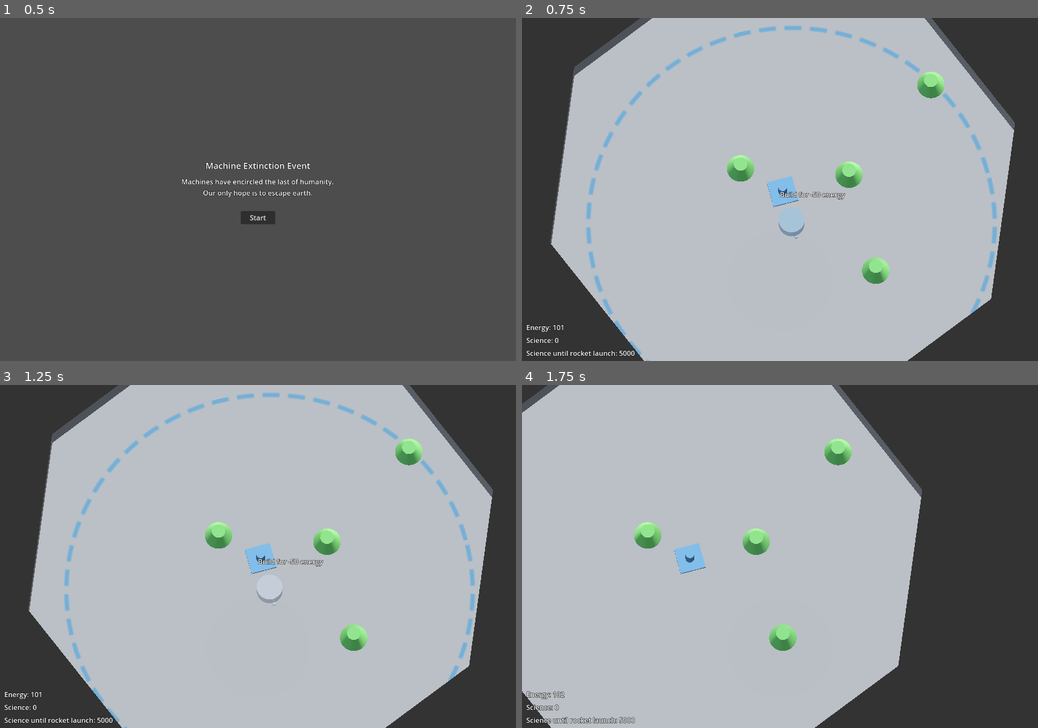
Above: before the commit, frames 1-4 (two rows, left to right).
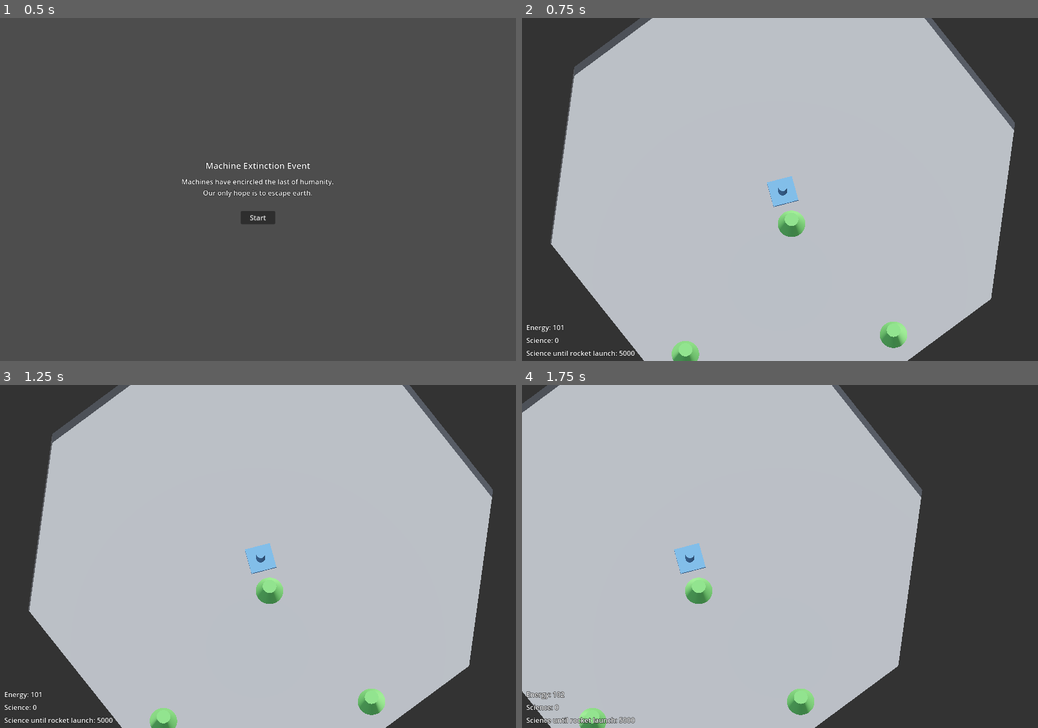
Above: after the commit, the same moments.

Repository: mcjohnalds/machine-extinction-event
Game: Godot game, scene res://main.tscn
Same seed, same stepped clock (60 frames per second), same inputs: the game is played once before the commit and once after it.
Inputs (mouse positions are in pixels of both pictures, inside the frame that each line leads up to):
- Up to frame 1 (0.5 s): no input
- Up to frame 2 (0.75 s): click "Start" at 0.5 s
- Up to frame 3 (1.25 s): no input
- Up to frame 4 (1.75 s): tap Enter at 1.25 s; move the mouse to (893, 539) at 1.27 s; hold D from 1.28 s (still down); tap 1 at 1.35 s; click (893, 539) at 1.42 s

Frame 1 is identical in both runs. In frame 2, 3.8% of the frame differs, in the area x 12-93%, y 2-100%; in frame 3, 3.8%; in frame 4, 2.2%.

Commit message:
better uranium spawning

Diff:
--- a/game.gd
+++ b/game.gd
@@ -5,7 +5,7 @@
 const BUILDING_COMPLETION_DURATION := 10.0
 const ENEMY_SPAWN_DISTANCE_FROM_PLAYER := 30.0
 const CAMERA_SPEED := 6.0
-const TURRET_RADIUS := 6.0
+const TURRET_RADIUS := 5.0
 enum GameResult {WON, LOST}
 enum BuildingType {TURRET, WALL, MINE, LAB, INVALID}
 const BUILDING_ENERGY_COST = {
@@ -77,23 +77,15 @@
 
 	ghost_turret_ring.scale.x = TURRET_RADIUS * 2.0
 	ghost_turret_ring.scale.z = TURRET_RADIUS * 2.0
-	var ghost_meshes := ghost.find_children("*", "MeshInstance3D", true, false)
-	for mesh: MeshInstance3D in ghost_meshes:
+	for mesh: MeshInstance3D in (
+		ghost.find_children("*", "MeshInstance3D", true, false)
+	):
 		mesh.material_override = player_ghost
 
 	start_enemy_spawn_loop()
 	start_energy_loop()
 	start_science_loop()
-	# TODO: this loop runs 30k times and it slows game startup and probably eats
-	# lots of memory or something. deal with it
-	for row in range(-1000, 1000):
-		for col in range(-1000, 1000):
-			if randf() < 0.03 and (row != 0 or col != 0):
-				var uranium := uranium_scene.instantiate() as Node3D
-				uranium.position.x = row
-				uranium.position.z = col
-				add_child(uranium)
-				grid_to_uranium[Vector2i(row, col)] = uranium
+	spawn_all_uranium()
 
 
 func _input(event: InputEvent) -> void:
@@ -438,6 +430,8 @@
 		return
 	warning_label.modulate.a = fmod(get_time(), 1.0)
 
+	# TODO: this calculation is a terrible approximation. For better results, I
+	# should convert the enemy spawn pos to view space
 	var camera_focal_point := camera.position - camera_offset
 	var dir := camera_focal_point.direction_to(enemy_spawn_position)
 	var viewport_center := get_viewport().get_visible_rect().get_center()
@@ -546,3 +540,32 @@
 		else:
 			lost.emit()
 	)
+
+
+func add_uranium(grid_coord: Vector2i) -> void:
+	var uranium := uranium_scene.instantiate() as Node3D
+	uranium.position.x = grid_coord.x
+	uranium.position.z = grid_coord.y
+	add_child(uranium)
+	grid_to_uranium[grid_coord] = uranium
+
+
+func spawn_all_uranium() -> void:
+	var next_to_launchpad: Vector2i = [
+		Vector2i(0, -1), Vector2i(1, 0), Vector2i(0, 1), Vector2i(-1, 0)
+	].pick_random()
+	add_uranium(next_to_launchpad)
+	for i in 3:
+		var arr: Array[int] = [-5, -4, -3, -2, 2, 3, 4, 5]
+		var row: int = arr.pick_random()
+		var col: int = arr.pick_random()
+		add_uranium(Vector2i(row, col))
+	# TODO: this loop runs 30k times and it slows game startup and probably eats
+	# lots of memory or something. deal with it
+	for row in range(-1000, 1000):
+		for col in range(-1000, 1000):
+			var close_to_launchpad := (
+				row > -7 and row < 7 and col > -7 and col < 7
+			)
+			if randf() < 0.03 and not close_to_launchpad:
+				add_uranium(Vector2i(row, col))
